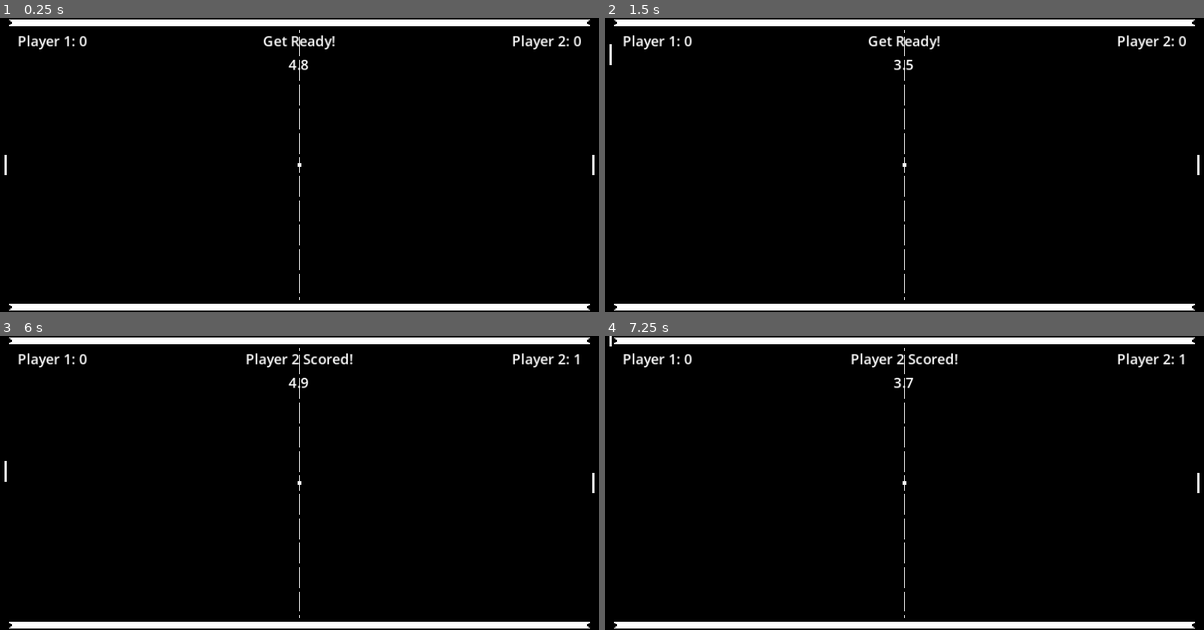
Above: before the commit, frames 1-4 (two rows, left to right).
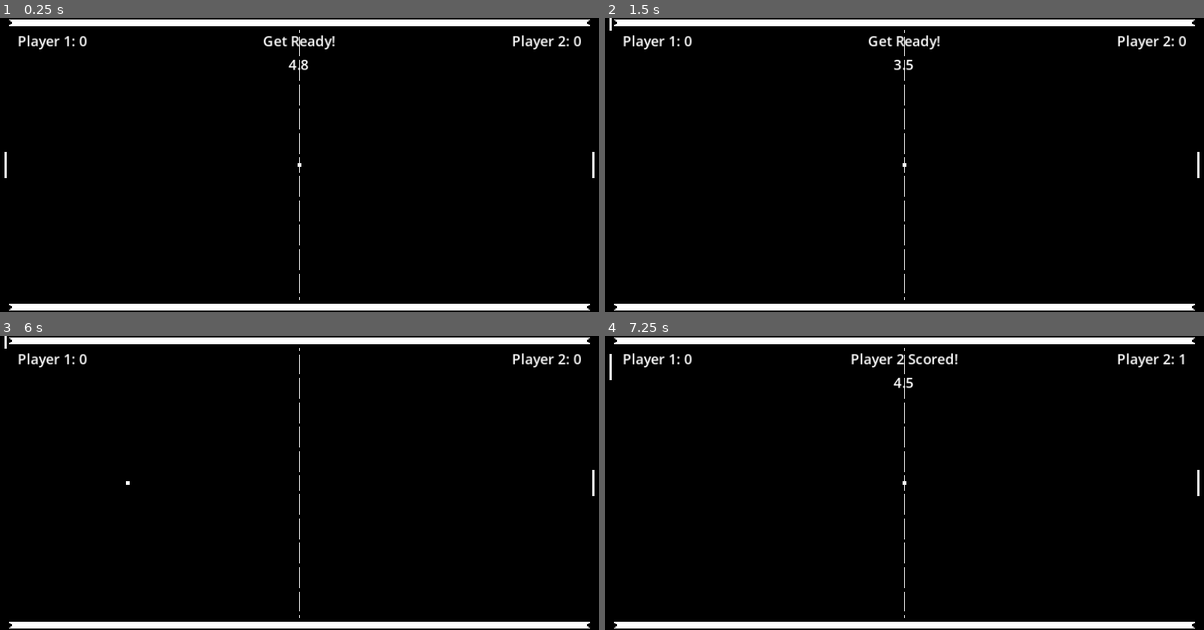
Above: after the commit, the same moments.

Repository: kpmccahill/pongclone
Game: Godot game, scene res://scenes/World.tscn
Two runs of this game, one before a commit and one after it. Both use one fixed random seed, a clock stepped at 60 frames per second and the inputs below.
Inputs:
- Up to frame 1 (0.25 s): no input
- Up to frame 2 (1.5 s): tap Enter at 0.5 s; hold W (player_up) from 0.53 s (still down)
- Up to frame 3 (6 s): keep holding W (player_up); tap Space at 2.75, 5 s; tap Enter at 3.5 s
- Up to frame 4 (7.25 s): keep holding W (player_up)

The runs differ from the first frame. In frame 1, less than 0.1% of the frame differs, in the area x 0-100%, y 45-55%; in frame 2, less than 0.1%; in frame 3, 0.5%, in the area x 0-100%, y 0-55%; in frame 4, 0.1%.

Commit message:
messed w/ the ai and some movement stuff

Diff:
--- a/scenes/Arena.tscn
+++ b/scenes/Arena.tscn
@@ -44,5 +44,3 @@
 
 [node name="BottomCollider" type="CollisionShape2D" parent="BottomBorder"]
 shape = SubResource("RectangleShape2D_72t4c")
-
-[node name="ArenaCenter" type="Node2D" parent="."]
--- a/scenes/World.tscn
+++ b/scenes/World.tscn
@@ -13,21 +13,25 @@
 
 [node name="MatchData" type="Node" parent="."]
 script = ExtResource("8_gcnkg")
-max_score = 5
 
 [node name="Arena" parent="." instance=ExtResource("2_w2vr4")]
+center_offset = 0
 
 [node name="Ball" parent="." instance=ExtResource("3_aa036")]
 position = Vector2(0, -450)
-SPEED = 300.0
+SPEED = 150.0
+paddle_impulse = 50.0
 
 [node name="Player" parent="." instance=ExtResource("4_hlhu2")]
-scale = Vector2(1, 2)
+scale = Vector2(1, 2.5)
+SPEED = 200
 
 [node name="PlayerTwo" parent="." instance=ExtResource("5_b43b1")]
 position = Vector2(-27, 0)
-scale = Vector2(1, 2)
+scale = Vector2(1, 2.5)
+motion_mode = 1
 is_artificial = true
+tracking_speed = Vector2(0.2, 3.1)
 
 [node name="UserInterface" parent="." instance=ExtResource("9_aytlb")]
 
--- a/src/Arena.gd
+++ b/src/Arena.gd
@@ -1,11 +1,23 @@
 extends Node2D
 
+@onready var ball = $"../Ball"
 
+@export var center_offset = 20
+var center_pos
+# signals to tell AI which side the ball is on.
+signal player_side
+signal player_two_side
+
+enum BallSide {START, PLAYER, PLAYER_TWO}
+@onready var side_state = BallSide.START
 # Called when the node enters the scene tree for the first time.
 func _ready():
-	pass # Replace with function body.
-
-
+	center_pos = position.x - center_offset
 # Called every frame. 'delta' is the elapsed time since the previous frame.
 func _process(delta):
-	pass
+	if center_pos >= ball.position.x and side_state != BallSide.PLAYER:
+		player_side.emit()
+		side_state = BallSide.PLAYER
+	elif center_pos <= ball.position.x and side_state != BallSide.PLAYER_TWO:
+		player_two_side.emit()
+		side_state = BallSide.PLAYER_TWO
--- a/src/Ball.gd
+++ b/src/Ball.gd
@@ -1,12 +1,13 @@
 extends CharacterBody2D
 
 @export var SPEED = 100.0
+
 
 @export var direction = Vector2(-1, 0)
 @onready var arena_center = get_viewport_rect().size / 2
 
 @onready var goal_timer = $GoalTimer
-@export var paddle_impulse: Vector2 = Vector2(1.0, 0)
+@export var paddle_impulse = 0.0
 
 @onready var left_goal = $"../Arena/LeftGoal"
 @onready var right_goal = $"../Arena/RightGoal"
@@ -31,12 +32,16 @@
 func _physics_process(delta):
 	collision_data = move_and_collide(velocity * delta)
 	if collision_data:
+		# might not need this
 		velocity.y += randf_range(-20, 20)
-		velocity = velocity.bounce(collision_data.get_normal())
+
+		var collider_velocity = collision_data.get_collider_velocity()
+		var collider_velocity_normal = collider_velocity.normalized()
+		velocity = velocity.bounce(collision_data.get_normal()) #+ collider_velocity_normal * 50
 
 		var collider_name = collision_data.get_collider().name
 		if collider_name == "Player" or collider_name == "PlayerTwo":
-			velocity += (paddle_impulse * velocity.normalized())
+			velocity += collider_velocity
 
 ## Should this be handled by the ball? or the world.
 func _on_left_goal_body_entered(_body):
--- a/src/Player.gd
+++ b/src/Player.gd
@@ -6,7 +6,13 @@
 	pass
 
 func _physics_process(delta):
+
+	# wanna put move_toward here
 	if Input.is_action_pressed("player_up"):
 		position.y -= SPEED * delta
 	if Input.is_action_pressed("player_down"):
 		position.y += SPEED * delta
+	# if input.is_action_pressed("player_up"):
+	# 	position.y -= speed * delta
+	# if input.is_action_pressed("player_down"):
+	# 	sition.y += SPEED * delta
--- a/src/PlayerTwo.gd
+++ b/src/PlayerTwo.gd
@@ -1,19 +1,18 @@
 extends CharacterBody2D
 @export var SPEED = 100.0
 
+@onready var ball = $"../Ball"
+@onready var arena = $"../Arena"
+
 @export var is_artificial = false
-@onready var ball = $"../Ball"
 @export var tracking_speed = Vector2(0.2, 2.0)
-
-# the side of the arena the ball is on
-enum BallSide {PLAYER, AI}
 
 func _ready():
 	pass
 
 func _physics_process(delta):
-	if is_artificial:
-		position.y = move_toward(position.y, ball.position.y, randf_range(tracking_speed.x, tracking_speed.y))
+	if is_artificial and arena.side_state == arena.BallSide.PLAYER_TWO:
+		position.y = move_toward(position.y, ball.position.y, tracking_speed.y)
 	else:
 		if Input.is_action_pressed("ui_up"):
 			position.y -= SPEED * delta
